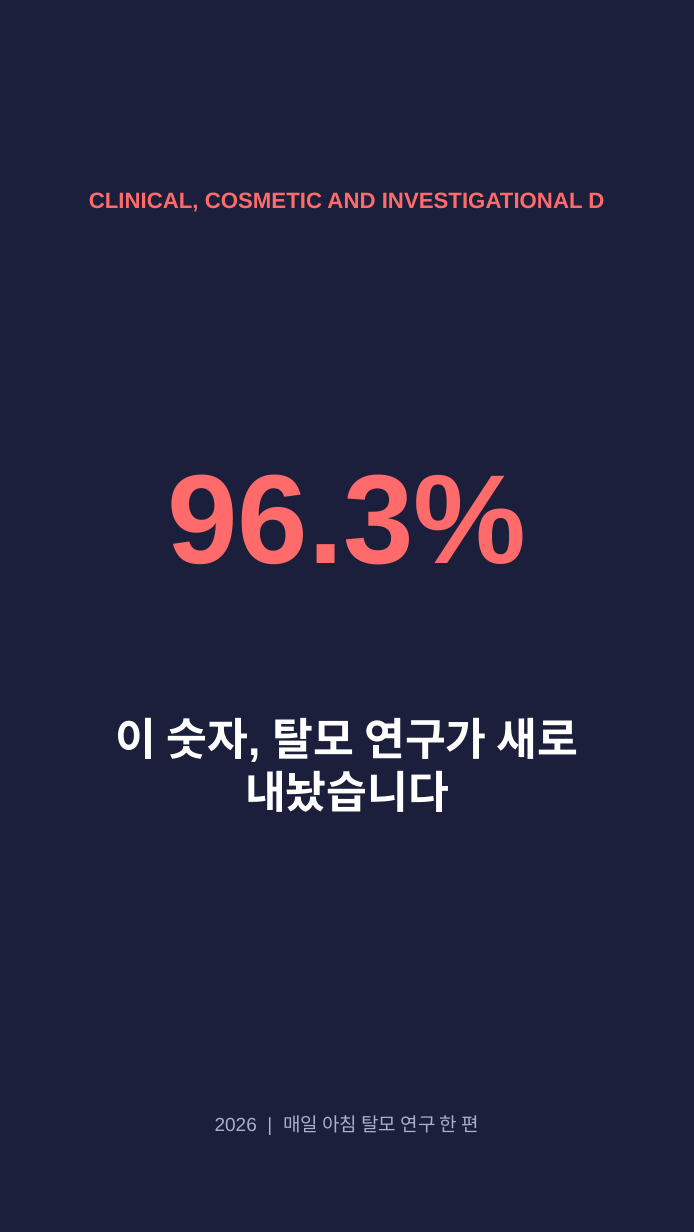
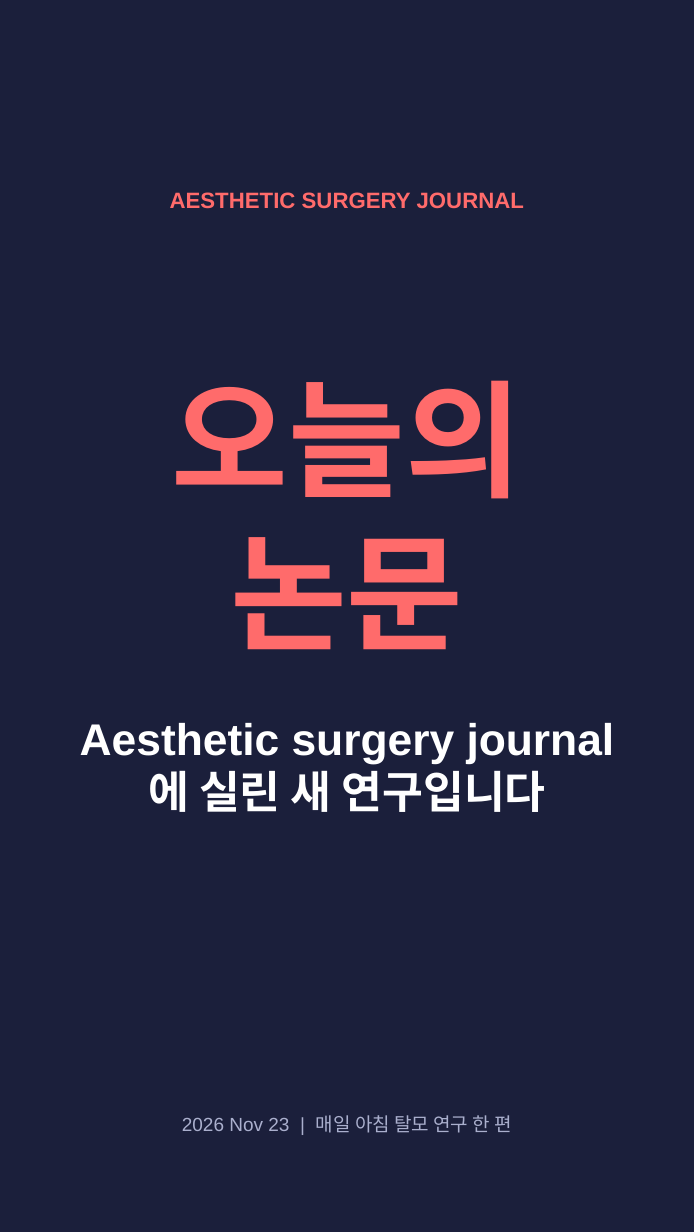
Before and after one commit to hyokang2010-BJ-ANTH/product-builder-test, a slide deck: slide 1 of pwa/data/latest/slides.pptx. Drawn at 694x1232 pixels with LibreOffice and Linux fonts; fonts in the diff are those of the drawing. Boxes give left, top, right and bottom in pixels: in the first picture for what was removed or moved away, otherwise in the second. Text is boxed around its words. In the diff, an @@ line names an element or a change of style, - is before the commit and + after.

```diff
--- a/pwa/data/latest/slides.pptx
+++ b/pwa/data/latest/slides.pptx
@@ text at box(170, 192, 524, 209): text changed @@
-CLINICAL, COSMETIC AND INVESTIGATIONAL D
+AESTHETIC SURGERY JOURNAL
@@ text at box(172, 380, 522, 650): text changed @@
-96.3%
+오늘의 논문
@@ text at box(80, 723, 546, 812): text changed @@
-이 숫자, 탈모 연구가 새로 내놨습니다
+Aesthetic surgery journal에 실린 새 연구입니다
@@ text at box(182, 1115, 511, 1133): text changed @@
-2026 | 매일 아침 탈모 연구 한 편
+2026 Nov 23 | 매일 아침 탈모 연구 한 편
```
Also in this commit, not shown: 3 other slides changed, 4 slides added, 4 slides removed, 27 other files.
